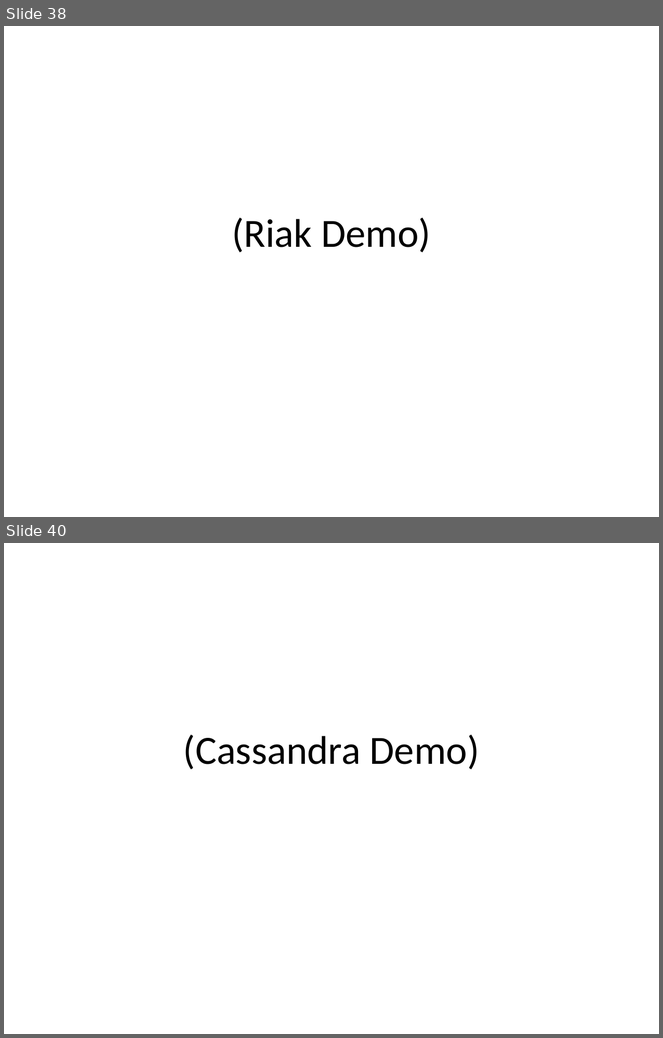
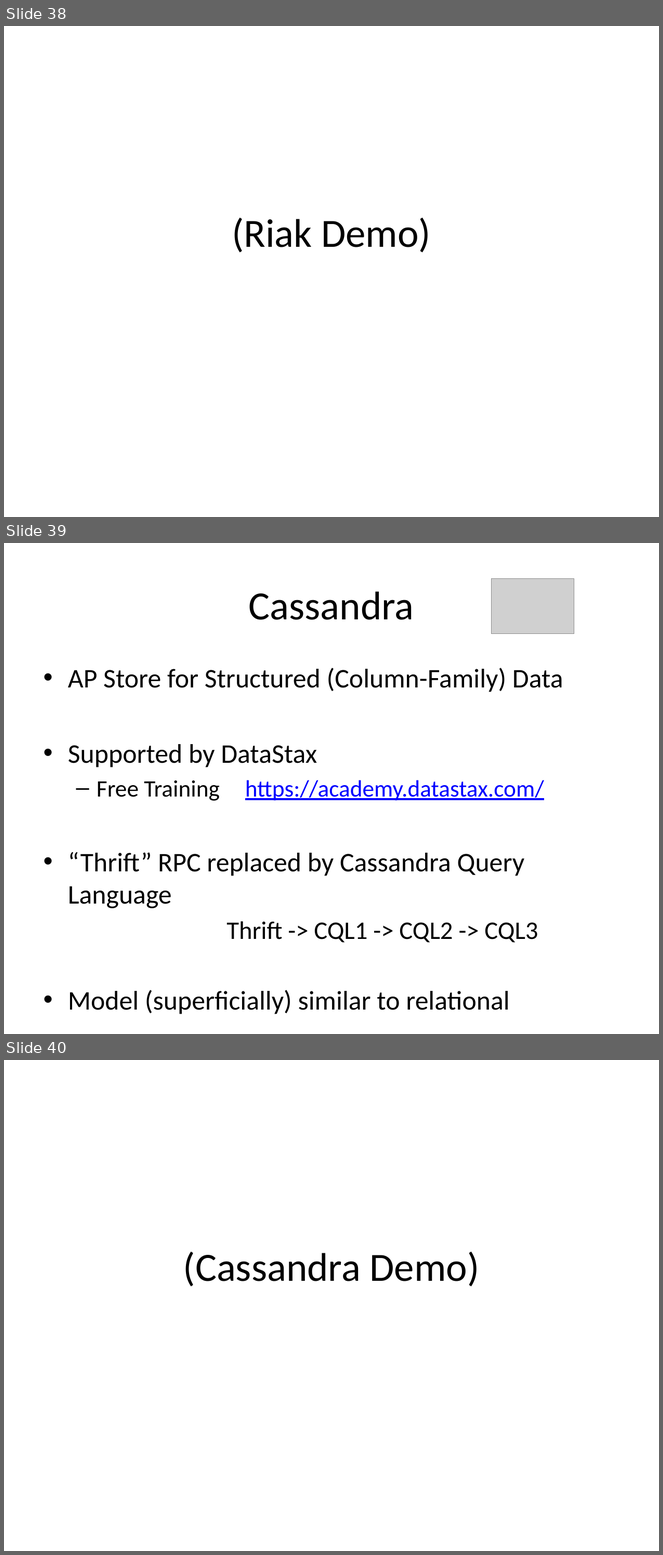
Before and after one commit to alexdgarland/database-demos, a slide deck: Slides/Not Only SQL - Picking A Database for DotNET.pptx. Shown one above the other, each under a label of ours: slides 38 and 40 before the commit, slides 38, 39 and 40 after it; the slides between them are not shown. The pictures are 663x1038 and 663x1555 pixels, drawn with LibreOffice and Linux fonts; fonts in the diff are those of the drawing; grey boxes stand for pictures. Boxes give left, top, right and bottom in pixels: in the first picture for what was removed or moved away, otherwise in the second. Text is boxed around its words. In the diff, an @@ line names an element or a change of style, - is before the commit and + after.

```diff
--- a/Slides/Not Only SQL - Picking A Database for DotNET.pptx
+++ b/Slides/Not Only SQL - Picking A Database for DotNET.pptx
@@ slide 39 added at [4, 543, 659, 1034], background #FFFFFF @@
@@ picture added at [491, 578, 574, 633] @@
@@ title added at [249, 591, 414, 620], 44 pt, text #000000 @@
+Cassandra
@@ text added at [68, 668, 564, 1015], 29.6 pt, text #000000 @@
+• AP Store for Structured (Column-Family) Data
+• Supported by DataStax
+  – Free Training https://academy.datastax.com/
+• “Thrift” RPC replaced by Cassandra Query Language
+Thrift -> CQL1 -> CQL2 -> CQL3
+• Model (superficially) similar to relational
```
Also in this commit, not shown: 8 slides changed, 5 other slides added, 1 slide removed.
